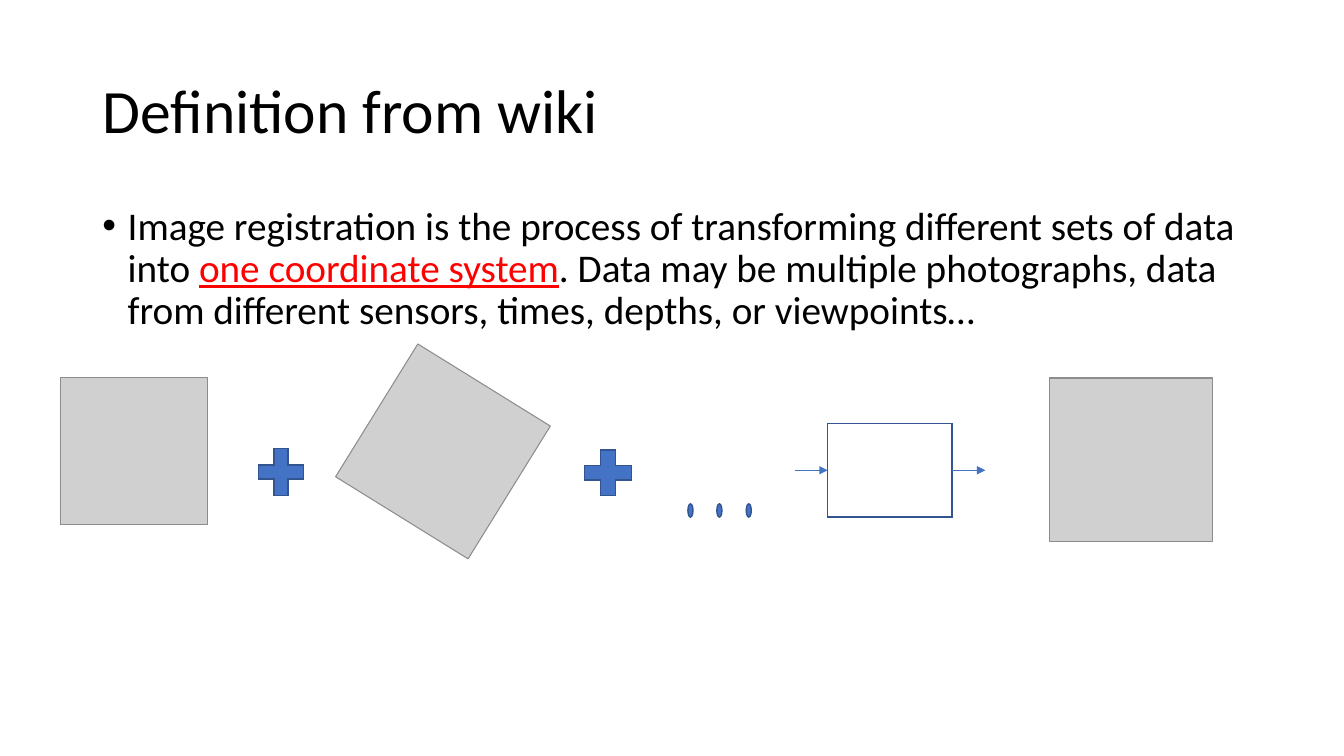
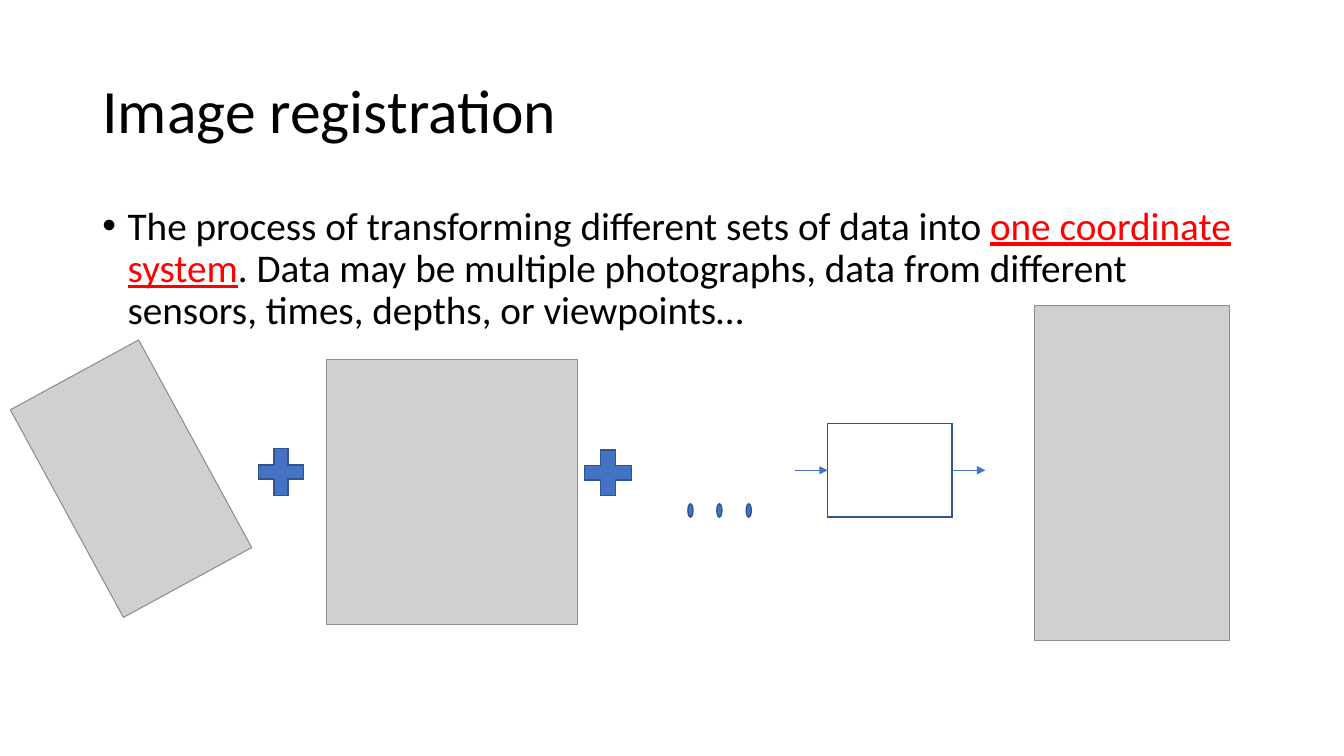
Before and after one commit to autotntfan/BIP, a slide deck: slide 7 of The insight toolkit image registration framework.pptx (slide 2 before the commit). Drawn at 1344x756 pixels with LibreOffice and Linux fonts; fonts in the diff are those of the drawing; grey boxes stand for pictures. Boxes give left, top, right and bottom in pixels: in the first picture for what was removed or moved away, otherwise in the second. Text is boxed around its words. In the diff, an @@ line names an element or a change of style, - is before the commit and + after.

```diff
--- a/The insight toolkit image registration framework.pptx
+++ b/The insight toolkit image registration framework.pptx
@@ title at (102,90,557,144): text changed @@
-Definition from wiki
+Image registration
@@ text at (128,212,1231,331): text changed @@
-• Image registration is the process of transforming different sets of data into one coordinate system. Data may be multiple photographs, data from different sensors, times, depths, or viewpoints…
+• The process of transforming different sets of data into one coordinate system. Data may be multiple photographs, data from different sensors, times, depths, or viewpoints…
@@ picture added at (1034,306,1230,640) @@
@@ picture added at (11,339,252,617) @@
@@ picture at (327,359,578,624): rotation 121 to 0 degrees @@
@@ picture removed at (60,378,208,525) @@
@@ picture removed at (1050,378,1213,541) @@
```
Also in this commit, not shown: 4 other slides changed, 10 slides added.
